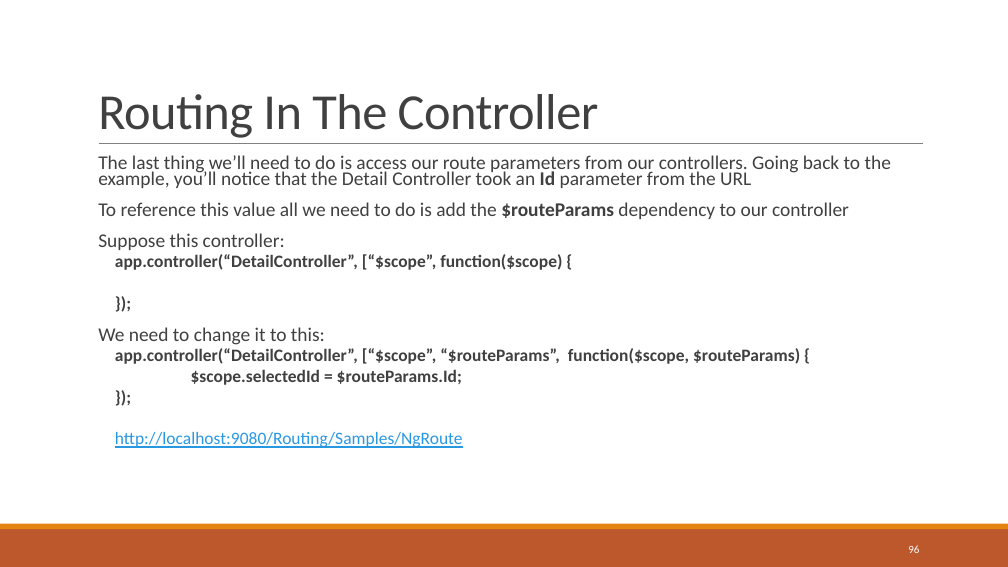
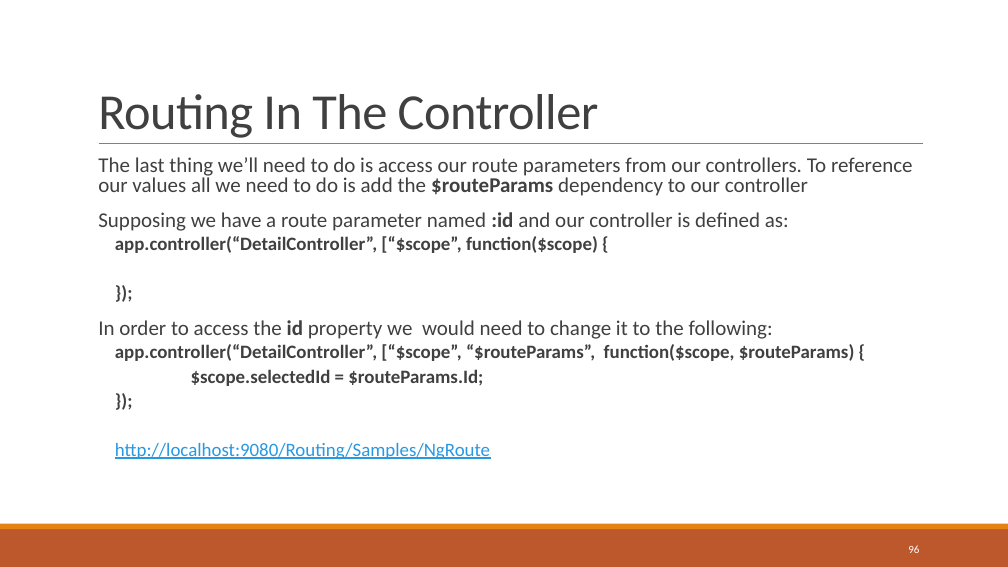
Before and after one commit to sbechtold/angularjs, a slide deck: slide 96 of materials/AngularJS.pptx. Drawn at 1008x567 pixels with LibreOffice and Linux fonts; fonts in the diff are those of the drawing. Boxes give left, top, right and bottom in pixels: in the first picture for what was removed or moved away, otherwise in the second. Text is boxed around its words. In the diff, an @@ line names an element or a change of style, - is before the commit and + after.

Commit message:
Altered the powerpoint becuase the routing section was rough and changed the test and controllers to remove bad references

```diff
--- a/materials/AngularJS.pptx
+++ b/materials/AngularJS.pptx
@@ text at bbox=[98, 157, 913, 231]: text changed; size 18.5 to 20 pt @@
-  The last thing we’ll need to do is access our route parameters from our controllers. Going back to the example, you’ll notice that the Detail Controller took an Id parameter from the URL
-  To reference this value all we need to do is add the $routeParams dependency to our controller
-  Suppose this controller:
+  The last thing we’ll need to do is access our route parameters from our controllers. To reference our values all we need to do is add the $routeParams dependency to our controller
+  Supposing we have a route parameter named :id and our controller is defined as:
@@ text at bbox=[115, 236, 855, 460]: size 16.6 to 18 pt in "app.controller(“DetailController”, [“$scope”, function($scop ...", "});", "app.controller(“DetailController”, [“$scope”, “$routeParams” ...", "$scope.selectedId = $routeParams.Id;" and 2 more places; line spacing 0.7 to 0.8 @@
@@ text at bbox=[98, 320, 773, 339]: text changed; size 18.5 to 20 pt @@
-  We need to change it to this:
+  In order to access the id property we would need to change it to the following:
```
Also in this commit, not shown: 1 other slide changed, 2 other files.
